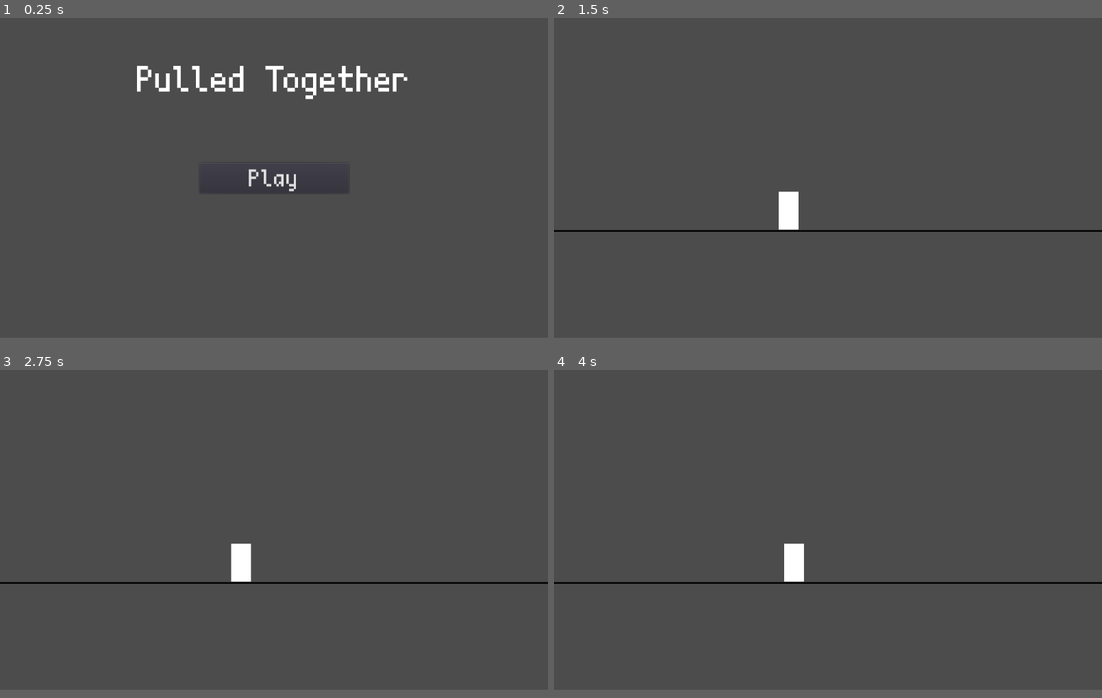
Above: before the commit, frames 1-4 (two rows, left to right).
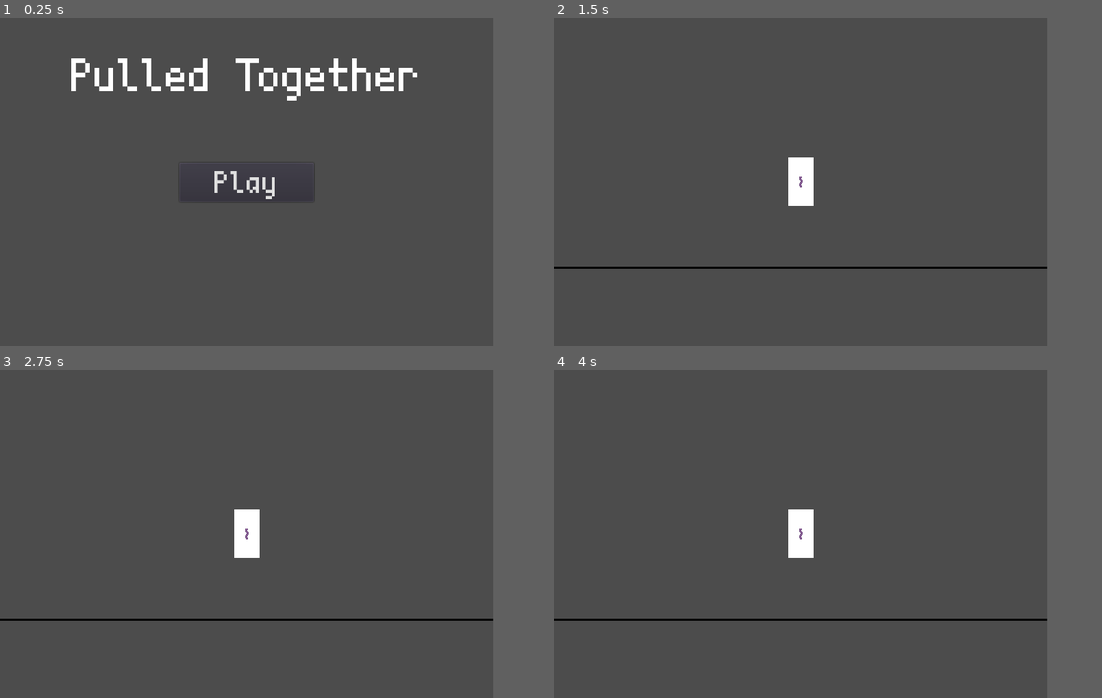
Above: after the commit, the same moments.

Repository: ShadowFungi/Pulled-Together
Game: Godot game, scene res://Scenes/Menus/MainMenu.tscn
Two runs of this game, one before a commit and one after it. Both use one fixed random seed, a clock stepped at 60 frames per second and the inputs below.
Inputs (mouse positions are in pixels of both pictures, inside the frame that each line leads up to):
- Up to frame 1 (0.25 s): no input
- Up to frame 2 (1.5 s): click "Play" at 0.5 s; tap Enter at 1.25 s; move the mouse to (948, 162) at 1.27 s; hold D (move_right) from 1.28 s (still down); click (948, 162) at 1.35 s
- Up to frame 3 (2.75 s): keep holding D (move_right); tap W (jump, bound only after the commit) at 1.52, 1.55, 1.82, 2.1, 2.27, 2.57 s; move the mouse to (164, 547) at 2.02 s; click (164, 547) at 2.3 s
- Up to frame 4 (4 s): tap Space at 2.75 s; move the mouse to (882, 458) at 2.77 s; release D (move_right) at 2.78 s; hold A (move_left) 2.78-3.53 s; click (882, 458) at 2.85 s; tap W (jump, bound only after the commit) at 3.05, 3.77 s; tap Enter at 3.5 s; move the mouse to (800, 593) at 3.52 s; hold D (move_right) from 3.53 s (still down); click (800, 593) at 3.6 s
In our replay, the window is 800x468 before the commit and 720x480 after it. These sizes can differ from the game's own. Grey fills any space a smaller window leaves; there, only what the larger window draws over its background counts as a difference.

The runs differ from the first frame. In frame 1, 3.1% of the frame differs, in the area x 13-77%, y 12-56%; in frame 2, 2.1%; in frame 3, 2.0%; in frame 4, 2.0%.
Error after the commit: Invalid call. Nonexistent function 'calculate_length' in base 'Area2D'. (res://Scripts/Player/Grapple/Hook.gd:19)

Commit message:
state machine base

Diff:
--- a/Scenes/Levels/Debug.tscn
+++ b/Scenes/Levels/Debug.tscn
@@ -1,27 +1,29 @@
 [gd_scene load_steps=3 format=2]
 
-[ext_resource path="res://Scenes/Player/player.tscn" type="PackedScene" id=1]
+[ext_resource path="res://Scenes/Player/Player.tscn" type="PackedScene" id=1]
 
 [sub_resource type="RectangleShape2D" id=1]
-extents = Vector2( 236, 20.5 )
+extents = Vector2( 532, 20.5 )
 
 [node name="Node2D" type="Node2D"]
 
 [node name="StaticBody2D" type="StaticBody2D" parent="."]
 
 [node name="CollisionShape2D" type="CollisionShape2D" parent="StaticBody2D"]
-position = Vector2( 473, 419 )
+position = Vector2( 223, 384 )
 shape = SubResource( 1 )
 
 [node name="ColorRect" type="ColorRect" parent="StaticBody2D/CollisionShape2D"]
-margin_left = -480.0
-margin_top = -21.0
-margin_right = 571.0
-margin_bottom = -18.0
+anchor_left = 0.5
+anchor_right = 0.5
+margin_left = -532.0
+margin_top = -19.0
+margin_right = 532.0
+margin_bottom = -16.0
 color = Color( 0, 0, 0, 1 )
 __meta__ = {
 "_edit_use_anchors_": false
 }
 
 [node name="KinematicBody2D" parent="." instance=ExtResource( 1 )]
-position = Vector2( 436, 289 )
+position = Vector2( 358, 241 )
--- a/Scenes/Menus/MainMenu.tscn
+++ b/Scenes/Menus/MainMenu.tscn
@@ -18,10 +18,11 @@
 }
 
 [node name="Label" type="Label" parent="."]
-anchor_left = 0.25
-anchor_top = 0.126667
-anchor_right = 0.75
-anchor_bottom = 0.253333
+anchor_left = 0.144444
+anchor_top = 0.09375
+anchor_right = 0.855556
+anchor_bottom = 0.252083
+margin_left = -7.62939e-06
 custom_fonts/font = ExtResource( 3 )
 text = "Pulled Together"
 __meta__ = {
@@ -30,9 +31,9 @@
 
 [node name="Start" type="Button" parent="."]
 anchor_left = 0.36377
-anchor_top = 0.4525
+anchor_top = 0.440625
 anchor_right = 0.63623
-anchor_bottom = 0.5475
+anchor_bottom = 0.559375
 custom_fonts/font = SubResource( 1 )
 text = "Play"
 __meta__ = {
--- /dev/null
+++ b/Scenes/Player/Grapple/Arrow.tscn
@@ -0,0 +1,14 @@
+[gd_scene load_steps=3 format=2]
+
+[ext_resource path="res://Scripts/Player/Grapple/Arrow.gd" type="Script" id=1]
+[ext_resource path="res://Assets/Sprites/Beam.png" type="Texture" id=2]
+
+[node name="Arrow" type="Node2D"]
+script = ExtResource( 1 )
+
+[node name="Tail" type="Line2D" parent="."]
+
+[node name="Head" type="Sprite" parent="."]
+texture = ExtResource( 2 )
+
+[node name="Tween" type="Tween" parent="."]
--- /dev/null
+++ b/Scenes/Player/Grapple/Hook.tscn
@@ -0,0 +1,21 @@
+[gd_scene load_steps=5 format=2]
+
+[ext_resource path="res://Scripts/Player/Grapple/Hook.gd" type="Script" id=1]
+[ext_resource path="res://Scenes/Player/Grapple/Arrow.tscn" type="PackedScene" id=2]
+[ext_resource path="res://Scripts/Player/Grapple/GrappleFSM.gd" type="Script" id=3]
+[ext_resource path="res://Scenes/Player/Grapple/SnapDetector.tscn" type="PackedScene" id=4]
+
+[node name="Hook" type="Position2D"]
+script = ExtResource( 1 )
+
+[node name="RayCast2D" type="RayCast2D" parent="."]
+cast_to = Vector2( 75, 0 )
+
+[node name="Arrow" parent="." instance=ExtResource( 2 )]
+
+[node name="SnapDetector" parent="." instance=ExtResource( 4 )]
+
+[node name="Timer" type="Timer" parent="."]
+
+[node name="StateMachine" type="Node" parent="."]
+script = ExtResource( 3 )
--- /dev/null
+++ b/Scenes/Player/Grapple/SnapDetector.tscn
@@ -0,0 +1,21 @@
+[gd_scene load_steps=3 format=2]
+
+[sub_resource type="CapsuleShape2D" id=1]
+
+[sub_resource type="CapsuleShape2D" id=2]
+
+[node name="SnapDetector" type="Area2D"]
+
+[node name="CapsuleH" type="CollisionShape2D" parent="."]
+position = Vector2( 24, 0 )
+rotation = 1.5708
+shape = SubResource( 1 )
+
+[node name="CapsuleV" type="CollisionShape2D" parent="."]
+position = Vector2( 34, 0 )
+shape = SubResource( 2 )
+
+[node name="RayCast2D" type="RayCast2D" parent="."]
+position = Vector2( 4, 0 )
+enabled = true
+cast_to = Vector2( 15, 0 )
--- a/Scenes/Player/player.tscn
+++ b/Scenes/Player/Player.tscn
@@ -1,12 +1,14 @@
-[gd_scene load_steps=3 format=2]
+[gd_scene load_steps=4 format=2]
 
-[ext_resource path="res://Scripts/player.gd" type="Script" id=1]
+[ext_resource path="res://Scripts/Player/player.gd" type="Script" id=1]
+[ext_resource path="res://Scenes/Player/Grapple/Hook.tscn" type="PackedScene" id=2]
 
 [sub_resource type="CapsuleShape2D" id=1]
 radius = 19.0
 height = 34.0
 
 [node name="KinematicBody2D" type="KinematicBody2D"]
+collision_layer = 2
 script = ExtResource( 1 )
 
 [node name="ColorRect" type="ColorRect" parent="."]
@@ -20,3 +22,8 @@
 
 [node name="CollisionShape2D" type="CollisionShape2D" parent="."]
 shape = SubResource( 1 )
+
+[node name="Camera2D" type="Camera2D" parent="."]
+current = true
+
+[node name="Hook" parent="." instance=ExtResource( 2 )]
--- /dev/null
+++ b/Scripts/Player/Grapple/Arrow.gd
@@ -0,0 +1,30 @@
+extends Node2D
+
+
+onready var head := $Head
+onready var tail := $Tail
+onready var tween: Tween = $Tween
+
+onready var start_length: float = head.position.x
+
+var hook_position := Vector2.ZERO setget set_hook_position
+var length := 40.0 setget set_length
+
+
+func set_hook_position(value: Vector2) -> void:
+	hook_position = value
+	var to_target := hook_position - global_position
+	self.length = to_target.length()
+	rotation = to_target.angle()
+# warning-ignore:return_value_discarded
+	tween.interpolate_property(
+			self, 'length', length, start_length,
+			0.25, Tween.TRANS_QUAD, Tween.EASE_OUT)
+# warning-ignore:return_value_discarded
+	tween.start()
+
+
+func set_length(value: float) -> void:
+	length = value
+	tail.points[-1].x = length
+	head.position.x = tail.points[-1].x + tail.position.x
--- /dev/null
+++ b/Scripts/Player/Grapple/GrappleFSM.gd
@@ -0,0 +1,16 @@
+extends StateMachine
+
+
+func _state_logic(delta):
+	add_state("aim")
+	add_state("shot")
+	call_deferred("set_state", states.sleep)
+
+func _get_transition(delta):
+	return null
+
+func _enter_state(new_State, old_state):
+	pass
+
+func _exit_state(old_state, new_state):
+	pass
--- /dev/null
+++ b/Scripts/Player/Grapple/Hook.gd
@@ -0,0 +1,43 @@
+tool
+extends Position2D
+# Throws a raycast that can interact with Hookable bodies and calculate a pull vector towards those bodies.
+# The raycast is updated manually for greater precision with where the player is aiming
+# Draws the hook's range in the editor
+
+
+# warning-ignore:unused_signal
+signal hooked_onto_target(target_global_position)
+
+onready var ray_cast: RayCast2D = $RayCast2D
+onready var arrow: Node2D = $Arrow
+onready var snap_detector: Area2D = $SnapDetector
+onready var cooldown: Timer = $Cooldown
+
+var is_aiming := false setget set_is_aiming
+var is_active := true setget set_is_active
+
+onready var _radius: float = snap_detector.calculate_length()
+
+func _ready() -> void:
+	if Engine.editor_hint:
+		update()
+
+
+func can_hook() -> bool:
+	return is_active and snap_detector.has_target() and cooldown.is_stopped()
+
+
+func get_aim_direction() -> Vector2:
+	var direction := Vector2.ZERO
+	direction = get_global_mouse_position()
+	return direction
+
+
+func set_is_aiming(value: bool) -> void:
+	is_aiming = value
+	Engine.time_scale = 0.05 if is_aiming == true else 1.0
+
+
+func set_is_active(value: bool) -> void:
+	is_active = value
+	set_process_unhandled_input(value)
--- /dev/null
+++ b/Scripts/Player/PlayerFSM.gd
@@ -0,0 +1,23 @@
+extends StateMachine
+
+
+func _ready():
+	add_state("idle")
+	add_state("run")
+	add_state("jump")
+	add_state("fall")
+	add_state("grapple")
+	add_state("grow")
+	call_deferred("set_state", states.idle)
+
+func _state_logic(delta):
+	pass
+
+func _get_transition(delta):
+	return null
+
+func _enter_state(new_State, old_state):
+	pass
+
+func _exit_state(old_state, new_state):
+	pass
--- /dev/null
+++ b/Scripts/Player/StateMachine.gd
@@ -0,0 +1,40 @@
+extends Node
+class_name StateMachine
+
+var state = null
+var previous_state = null
+
+var states = {}
+
+onready var parent = get_parent()
+
+func _physics_process(delta):
+	if state != null:
+		_state_logic(delta)
+		var transition = _get_transition(delta)
+		if transition != null:
+			set_state(transition)
+
+func _state_logic(delta):
+	pass
+
+func _get_transition(delta):
+	return null
+
+func _enter_state(new_State, old_state):
+	pass
+
+func _exit_state(old_state, new_state):
+	pass
+
+func set_state(new_state):
+	previous_state = state
+	state = new_state
+
+	if previous_state != null:
+		_exit_state(previous_state, new_state)
+	if new_state != null:
+		_enter_state(new_state, previous_state)
+
+func add_state(state_name):
+	states[state_name] = states.size()
--- /dev/null
+++ b/Scripts/Player/player.gd
@@ -0,0 +1,45 @@
+extends KinematicBody2D
+
+const UP_DIRECTION := Vector2.UP
+
+export var speed := 600.0
+export var jump_strength := 1500.0
+export var max_jumps := 2
+export var double_jump_strength := 1200.0
+export var gravity := 4500.0
+
+var _jumps_made := 0
+var _velocity := Vector2.ZERO
+
+
+func _apply_gravity(delta):
+	_velocity.y += gravity * delta
+
+func _apply_movement():
+	var _horizontal_direction = (
+		Input.get_action_strength("move_right")
+		- Input.get_action_strength("move_left")
+	)
+
+	_velocity.x = _horizontal_direction * speed
+
+	var is_falling := _velocity.y > 0.0 and not is_on_floor()
+	var is_jumping := Input.is_action_just_pressed("jump") and is_on_floor()
+	var is_double_jumping := Input.is_action_just_pressed("jump") and is_falling
+	var is_jump_cancelled := Input.is_action_just_pressed("jump") and _velocity.y < 0.0
+	var is_idling := is_on_floor() and is_zero_approx(_velocity.x)
+	var is_running := is_on_floor() and not is_zero_approx(_velocity.x)
+
+	if is_jumping:
+		_jumps_made += 1
+		_velocity.y = -jump_strength
+	elif is_double_jumping:
+		_jumps_made += 1
+		if _jumps_made <= max_jumps:
+			_velocity.y = -double_jump_strength
+	elif is_jump_cancelled:
+		_velocity.y = 0.0
+	elif is_idling or is_running:
+		_jumps_made = 0
+
+	_velocity = move_and_slide(_velocity, UP_DIRECTION)
--- a/Scripts/player.gd
+++ /dev/null
@@ -1,13 +0,0 @@
-extends KinematicBody2D
-
-
-var _velocity := Vector2.ZERO
-
-func _physics_process(_delta) -> void:
-	var _hori_directions = (
-		Input.get_action_strength("move_right")
-		- Input.get_action_strength('move_left')
-		)
-	_velocity.x =  _hori_directions *  10
-	_velocity.y += 1800.0 * _delta
-	_velocity = move_and_slide(_velocity, Vector2.UP)
--- a/project.godot
+++ b/project.godot
@@ -8,11 +8,26 @@
 
 config_version=4
 
+_global_script_classes=[ {
+"base": "Node",
+"class": "StateMachine",
+"language": "GDScript",
+"path": "res://Scripts/Player/StateMachine.gd"
+} ]
+_global_script_class_icons={
+"StateMachine": ""
+}
+
 [application]
 
 config/name="Pulled together"
 run/main_scene="res://Scenes/Menus/MainMenu.tscn"
 config/icon="res://icon.png"
+
+[display]
+
+window/size/width=720
+window/size/height=480
 
 [input]
 
@@ -36,12 +51,24 @@
 , Object(InputEventKey,"resource_local_to_scene":false,"resource_name":"","device":0,"alt":false,"shift":false,"control":false,"meta":false,"command":false,"pressed":false,"scancode":16777233,"physical_scancode":0,"unicode":0,"echo":false,"script":null)
  ]
 }
-move_up={
+jump={
 "deadzone": 0.5,
 "events": [ Object(InputEventKey,"resource_local_to_scene":false,"resource_name":"","device":0,"alt":false,"shift":false,"control":false,"meta":false,"command":false,"pressed":false,"scancode":87,"physical_scancode":0,"unicode":0,"echo":false,"script":null)
 , Object(InputEventKey,"resource_local_to_scene":false,"resource_name":"","device":0,"alt":false,"shift":false,"control":false,"meta":false,"command":false,"pressed":false,"scancode":0,"physical_scancode":16777234,"unicode":0,"echo":false,"script":null)
  ]
 }
+grapple={
+"deadzone": 0.5,
+"events": [ Object(InputEventMouseButton,"resource_local_to_scene":false,"resource_name":"","device":-1,"alt":false,"shift":false,"control":false,"meta":false,"command":false,"button_mask":0,"position":Vector2( 0, 0 ),"global_position":Vector2( 0, 0 ),"factor":1.0,"button_index":1,"pressed":false,"doubleclick":false,"script":null)
+ ]
+}
+
+[layer_names]
+
+2d_physics/layer_1="Ground"
+2d_physics/layer_2="Player"
+2d_physics/layer_3="Hook"
+2d_physics/layer_4="Object"
 
 [physics]
 
Not shown, changed: .mono/metadata/ide_messaging_meta.txt
Binary file added: Assets/Sprites/Beam.png
Not shown, added: Assets/Sprites/Beam.png.import
